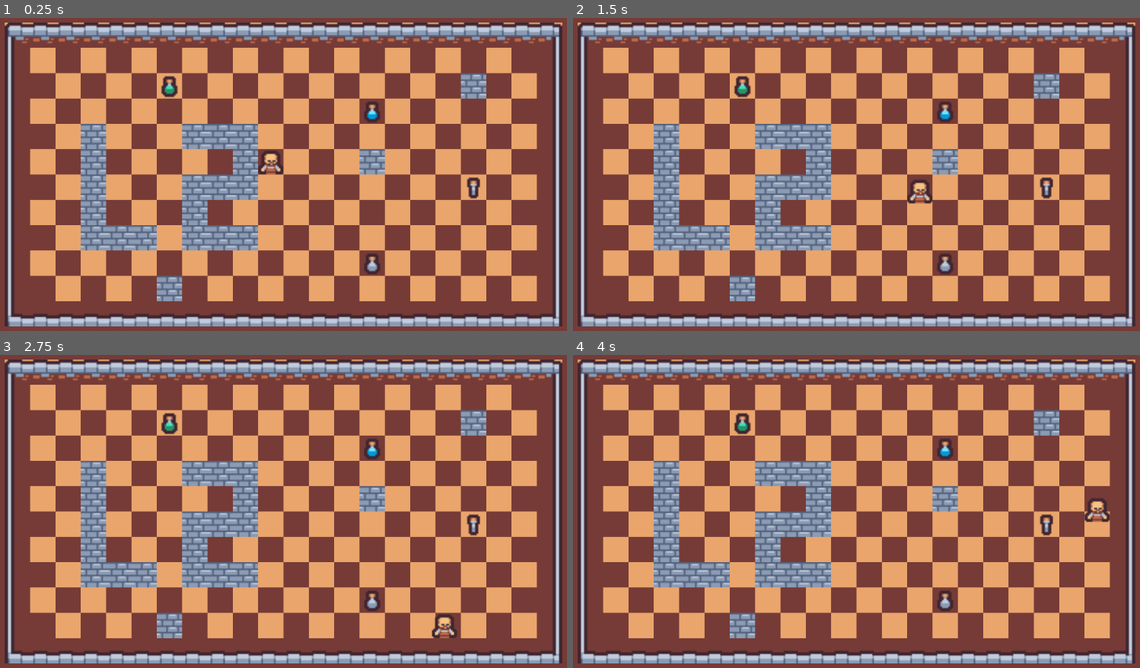
Above: before the commit, frames 1-4 (two rows, left to right).
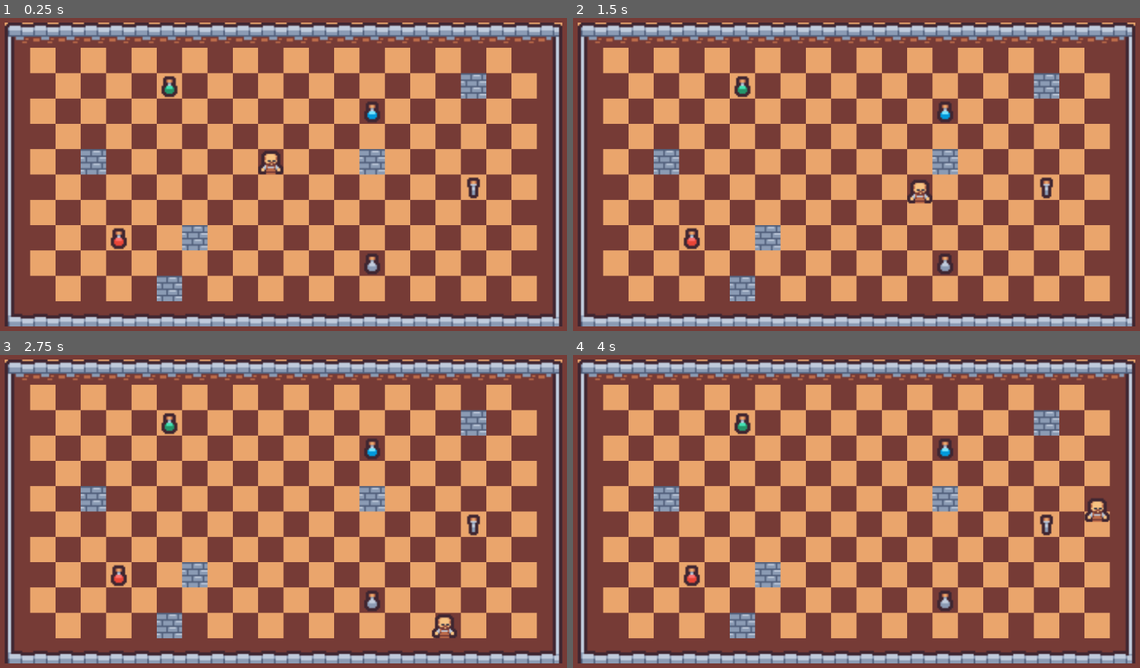
Above: after the commit, the same moments.

Repository: oneseedfruit/ludum-dare-52
Game: Godot game, scene res://game.tscn
Two runs of this game, one before a commit and one after it. Both use one fixed random seed, a clock stepped at 60 frames per second and the inputs below.
Inputs:
- Up to frame 1 (0.25 s): no input
- Up to frame 2 (1.5 s): tap Enter at 0.5 s; hold Right (right) 0.53-1.28 s; hold Down (down) from 1.28 s (still down)
- Up to frame 3 (2.75 s): release Down (down) at 2.03 s; hold Right (right) from 2.03 s (still down)
- Up to frame 4 (4 s): release Right (right) at 2.78 s; hold Up (up) 2.78-3.53 s; hold Left (left) from 3.53 s (still down)

The runs differ from the first frame. In frame 1, 5.8% of the frame differs, in the area x 14-46%, y 33-75%; in frame 2, 5.8%; in frame 3, 5.8%; in frame 4, 5.8%.

Commit message:
- Added LevelManager to handle level - CollectibleManager now call LevelManager.nextLevel when active collectible count is 0

Diff:
--- a/collectible/collectible.gd
+++ b/collectible/collectible.gd
@@ -1,3 +1,4 @@
+class_name Collectible
 extends Area2D
 
 
@@ -21,6 +22,7 @@
 	if body.get_script() == Player:
 		# TODO: add points
 		body.stopAt(position)
+		get_parent().collect(self)
 		queue_free()
 
 
--- a/game.tscn
+++ b/game.tscn
@@ -1,9 +1,11 @@
-[gd_scene load_steps=5 format=3 uid="uid://06llghacb6lk"]
+[gd_scene load_steps=7 format=3 uid="uid://06llghacb6lk"]
 
 [ext_resource type="Script" path="res://managers/CollectibleManager.gd" id="1_57ebg"]
 [ext_resource type="PackedScene" uid="uid://dlejoe8cbtuua" path="res://collectible/collectible.tscn" id="2_bx7hp"]
+[ext_resource type="PackedScene" uid="uid://bxmg0e0yl3cgp" path="res://levels/level_1.tscn" id="3_lcdy2"]
 [ext_resource type="PackedScene" uid="uid://q30qn745r6jb" path="res://player/player.tscn" id="4_hmvgr"]
 [ext_resource type="PackedScene" uid="uid://dhgkgl47mbf6w" path="res://levels/level_2.tscn" id="4_i14qt"]
+[ext_resource type="Script" path="res://managers/LevelManager.gd" id="5_3fx2o"]
 
 [node name="Game" type="Node2D"]
 
@@ -14,8 +16,10 @@
 [node name="Player" parent="." instance=ExtResource("4_hmvgr")]
 position = Vector2(-8, -8)
 
-[node name="LevelTemplate" parent="." instance=ExtResource("4_i14qt")]
-
 [node name="CollectibleManager" type="Node2D" parent="."]
 script = ExtResource("1_57ebg")
 mCollectiblePackedScene = ExtResource("2_bx7hp")
+
+[node name="LevelManager" type="Node2D" parent="."]
+script = ExtResource("5_3fx2o")
+mLevels = [ExtResource("3_lcdy2"), ExtResource("4_i14qt")]
--- a/levels/level_2.tscn
+++ b/levels/level_2.tscn
@@ -1320,4 +1320,4 @@
 layer_1/y_sort_enabled = false
 layer_1/y_sort_origin = 0
 layer_1/z_index = 1
-layer_1/tile_data = PackedInt32Array(327675, 262146, 3, -65533, 262146, 3, -262137, 262146, 3, -196605, 524290, 9, 196604, 262146, 3, -196613, 393218, 9, 196611, 327682, 9, 7, 327682, 10, -65540, 262146, 3, -65539, 262146, 3, -65538, 262146, 3, -2, 262146, 3, 65534, 262146, 3, 65532, 262146, 3, 131068, 262146, 3, 65533, 262146, 3, 196605, 262146, 3, 196606, 262146, 3, -65544, 262146, 3, -8, 262146, 3, 65528, 262146, 3, 131064, 262146, 3, 196600, 262146, 3, 196601, 262146, 3, 196602, 262146, 3)
+layer_1/tile_data = PackedInt32Array(327675, 262146, 3, -65533, 262146, 3, -262137, 262146, 3, -196605, 524290, 9, 196604, 262146, 3, -196613, 393218, 9, -65540, 262146, 3, -65539, 262146, 3, -65538, 262146, 3, -2, 262146, 3, 65534, 262146, 3, 65532, 262146, 3, 131068, 262146, 3, 65533, 262146, 3, 196606, 262146, 3, -65544, 262146, 3, -8, 262146, 3, 65528, 262146, 3, 131064, 262146, 3, 196600, 262146, 3, 196601, 262146, 3, 196602, 262146, 3, 196611, 327682, 9, 196605, 262146, 3, 6, 327682, 10)
--- a/managers/CollectibleManager.gd
+++ b/managers/CollectibleManager.gd
@@ -4,17 +4,26 @@
 @export var mTileMapObjectLayer : int = 1
 @export var mCollectiblePackedScene : PackedScene
 
-# Called when the node enters the scene tree for the first time.
-func _ready():
+var mCollectibleList: Array[Collectible] = []
+
+func spawnCollectibles():
 	var tileMap = get_parent().get_node("LevelTemplate/TileMap")
-	var usedCells = tileMap.get_used_cells(mTileMapObjectLayer)
-	for cellCoord in usedCells:
-		var tileData = tileMap.get_cell_tile_data(mTileMapObjectLayer, cellCoord)
-		var tileId = tileData.get_custom_data("id")
-		if tileId.begins_with("collectible"):
-			var node = mCollectiblePackedScene.instantiate()
-			node.setType(tileId)
-			node.set_position(tileMap.map_to_local(cellCoord))
-			add_child.call_deferred(node)
-			tileMap.erase_cell(mTileMapObjectLayer, cellCoord)
-	pass # Replace with function body.
+	if tileMap:
+		var usedCells = tileMap.get_used_cells(mTileMapObjectLayer)
+		for cellCoord in usedCells:
+			var tileData = tileMap.get_cell_tile_data(mTileMapObjectLayer, cellCoord)
+			var tileId = tileData.get_custom_data("id")
+			if tileId.begins_with("collectible"):
+				var node = mCollectiblePackedScene.instantiate()
+				node.setType(tileId)
+				node.set_position(tileMap.map_to_local(cellCoord))
+				add_child.call_deferred(node)
+				tileMap.erase_cell(mTileMapObjectLayer, cellCoord)
+				mCollectibleList.append(node)
+	pass
+
+
+func collect(_collectible):
+	mCollectibleList.erase(_collectible)
+	if mCollectibleList.size() == 0:
+		get_parent().get_node("LevelManager").nextLevel()
--- /dev/null
+++ b/managers/LevelManager.gd
@@ -0,0 +1,39 @@
+extends Node2D
+
+
+@export_category("Levels")
+@export var mLevels : Array[PackedScene]
+
+@export var mStartLevel : int = 0
+
+var mCurrentLevelIndex
+var mCurrentLevelNode
+
+# Called when the node enters the scene tree for the first time.
+func _ready():
+	mCurrentLevelIndex = mStartLevel
+	spawnLevel(mCurrentLevelIndex)
+	pass # Replace with function body.
+
+
+func spawnLevel(level):
+	if mCurrentLevelNode != null:
+		mCurrentLevelNode.queue_free()
+		await mCurrentLevelNode.tree_exited
+
+	var parentNode = get_parent()
+	var collectibleManager = parentNode.get_node("CollectibleManager")
+
+	mCurrentLevelNode = mLevels[level].instantiate()
+	parentNode.add_child.call_deferred(mCurrentLevelNode)
+
+	await mCurrentLevelNode.ready
+
+	collectibleManager.spawnCollectibles()
+	pass
+
+
+func nextLevel():
+	mCurrentLevelIndex = mCurrentLevelIndex + 1
+	if mCurrentLevelIndex < mLevels.size():
+		spawnLevel(mCurrentLevelIndex)
--- a/player/player.gd
+++ b/player/player.gd
@@ -1,8 +1,8 @@
 class_name Player
 extends RigidBody2D
 
-# Movement variables
-@export var mMoveSpeed : float = 100
+# Movement variables (temporarily limit to 250 because too huge will not stop at target)
+@export_range(0, 250) var mMoveSpeed : float = 100
 @onready var mRay = $RayCast2D
 
 var mTileSize = 16
@@ -14,7 +14,7 @@
 }
 
 var mMoving = Vector2.ZERO
-
+var mTarget
 
 # Called when the node enters the scene tree for the first time.
 func _ready():
@@ -29,6 +29,7 @@
 		_snap_to_tile()
 
 	if mTarget != null and position.distance_squared_to(mTarget) < pow(delta * mMoveSpeed, 2):
+		position = mTarget
 		mTarget = null
 		mMoving = Vector2.ZERO
 		_snap_to_tile()
@@ -53,6 +54,7 @@
 	mRay.target_position = targetPos
 	mRay.force_raycast_update()
 
-var mTarget
+
+# Make player stop at target position
 func stopAt(target):
 	mTarget = target
--- a/project.godot
+++ b/project.godot
@@ -7,6 +7,22 @@
 ;   param=value ; assign values to parameters
 
 config_version=5
+
+_global_script_classes=[{
+"base": "Area2D",
+"class": &"Collectible",
+"language": &"GDScript",
+"path": "res://collectible/collectible.gd"
+}, {
+"base": "RigidBody2D",
+"class": &"Player",
+"language": &"GDScript",
+"path": "res://player/player.gd"
+}]
+_global_script_class_icons={
+"Collectible": "",
+"Player": ""
+}
 
 [application]
 
